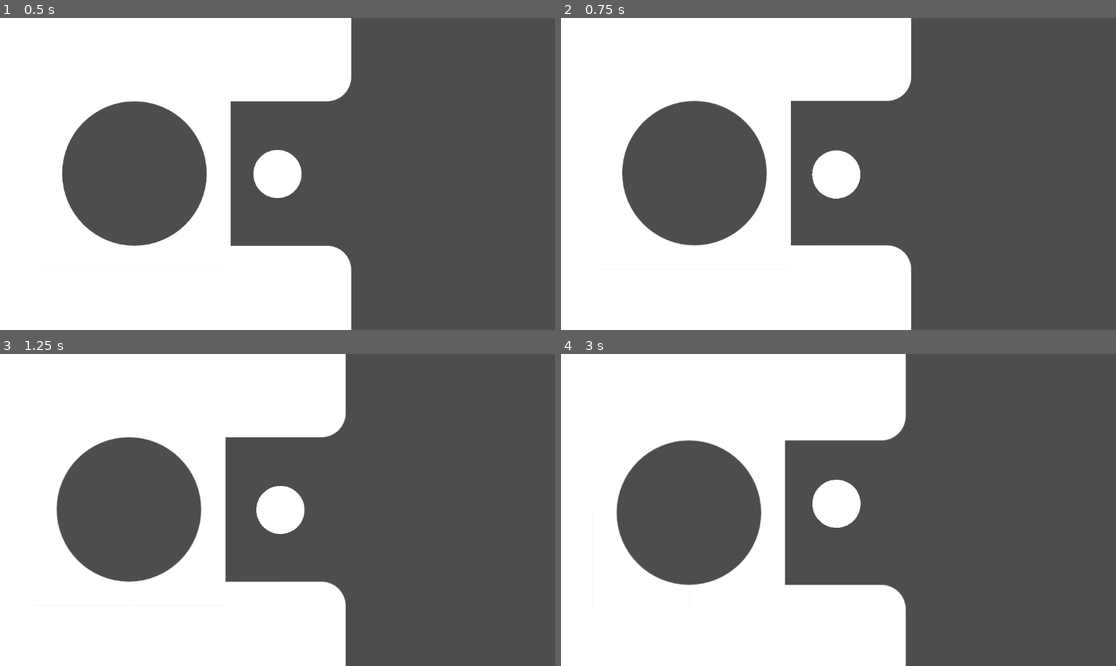
Above: before the commit, frames 1-4 (two rows, left to right).
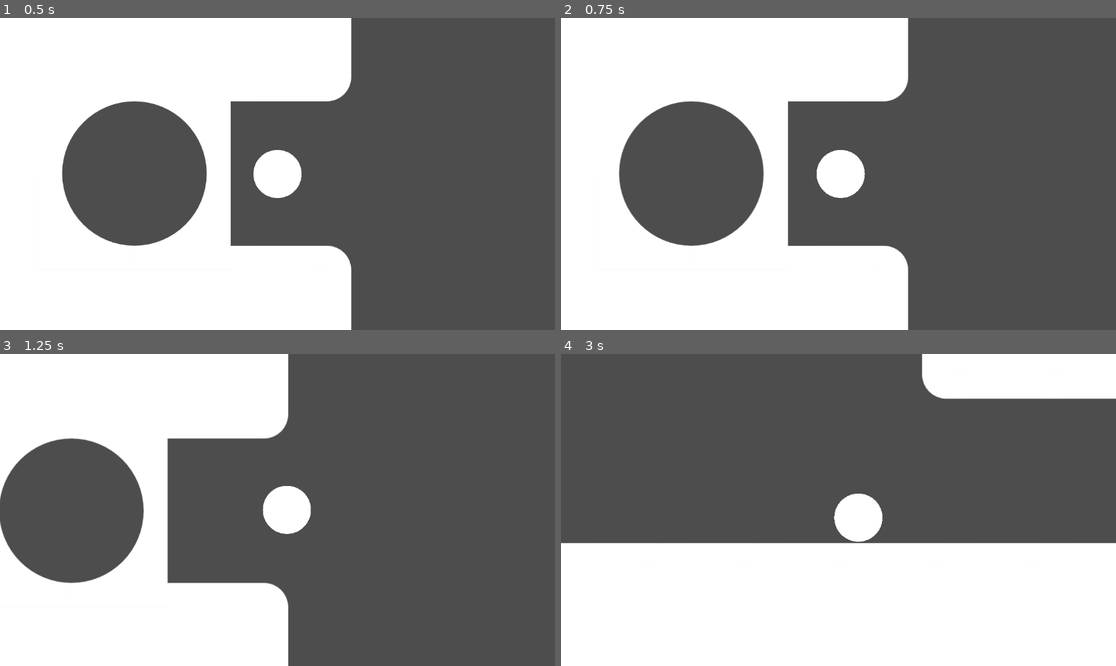
Above: after the commit, the same moments.

Repository: Huikke/Dream
Game: Godot game, scene res://scenes/levels/main.tscn
Same seed, same stepped clock (60 frames per second), same inputs: the game is played once before the commit and once after it.
Inputs (mouse positions are in pixels of both pictures, inside the frame that each line leads up to):
- Up to frame 1 (0.5 s): no input
- Up to frame 2 (0.75 s): tap Enter at 0.5 s; move the mouse to (960, 158) at 0.52 s; hold D (right) from 0.53 s (still down); click (960, 158) at 0.67 s
- Up to frame 3 (1.25 s): keep holding D (right)
- Up to frame 4 (3 s): move the mouse to (727, 525) at 1.27 s; release D (right) at 1.28 s; hold S (down) 1.28-2.03 s; click (727, 525) at 1.42 s; move the mouse to (894, 441) at 2.02 s; hold D (right) 2.03-2.78 s; click (894, 441) at 2.17 s; move the mouse to (810, 572) at 2.77 s; hold W (up) from 2.78 s (still down); click (810, 572) at 2.92 s

Frame 1 is identical in both runs. In frame 2, 1.7% of the frame differs, in the area x 10-64%, y 0-100%; in frame 3, 17%; in frame 4, 50%, in the area x 0-100%, y 0-100%.

Commit message:
mouse movement matches with keyboard

Diff:
--- a/scenes/player/player.gd
+++ b/scenes/player/player.gd
@@ -13,11 +13,10 @@
 func _process(_delta):
 	# Mouse input
 	if Input.is_mouse_button_pressed(1):
-		direction = (global_position - get_global_mouse_position()) / 30
+		direction = (get_global_mouse_position() - global_position).normalized()
 	# Keyboard input (disabled if mouse input is on)
 	else:
 		direction = Input.get_vector("left", "right", "up", "down")
-	print(direction)
 
 	velocity += direction * speed
 	move_and_slide()
